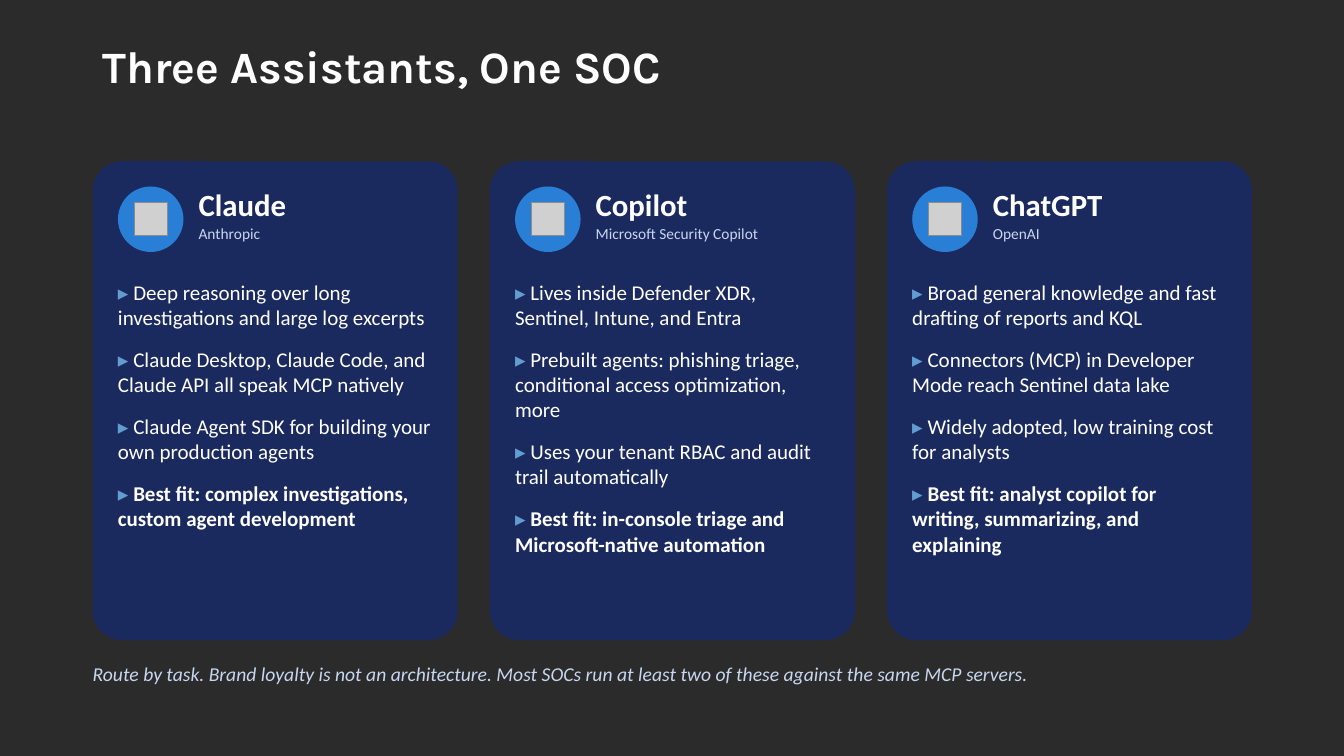
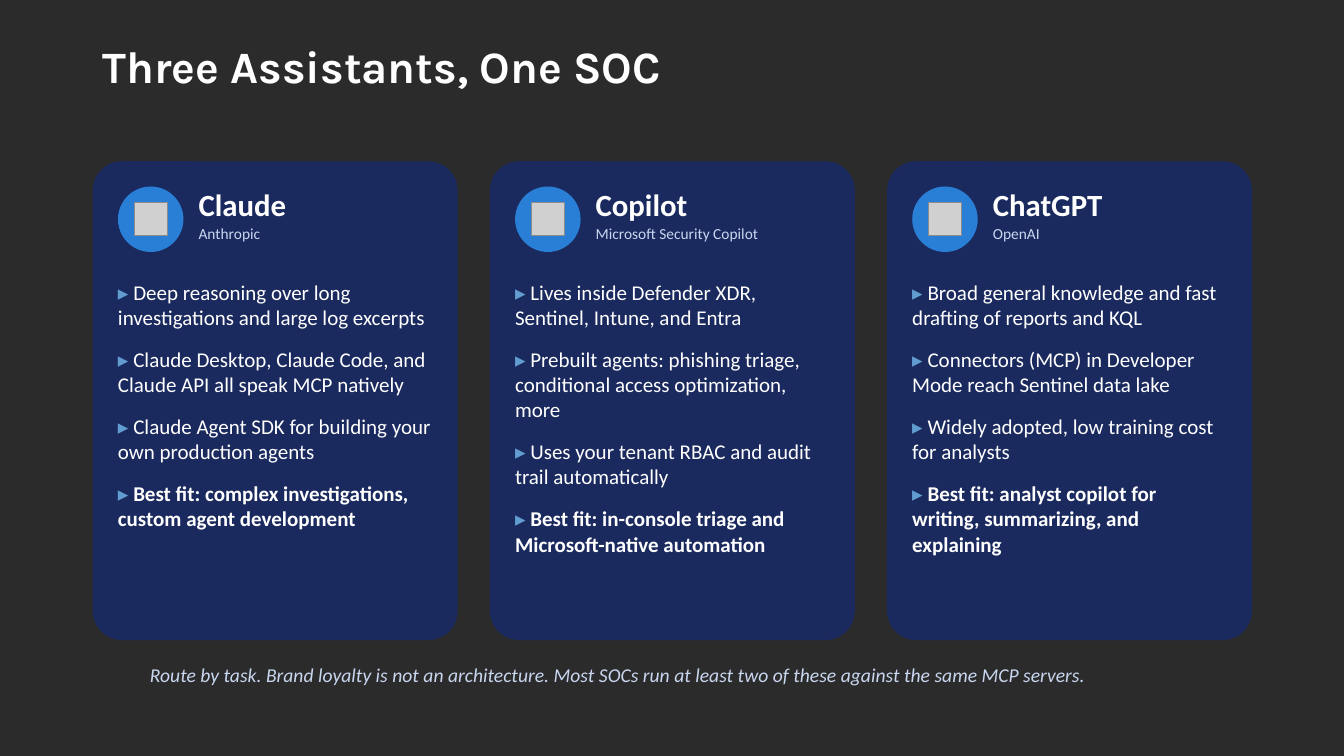
Before and after one commit to rod-trent/MMSMOA, a slide deck: slide 10 of SlideDecks/Empowering SOC Teams - MMS Midway 2026.pptx. Drawn at 1344x756 pixels with LibreOffice and Linux fonts; fonts in the diff are those of the drawing; grey boxes stand for pictures; background and template pictures are left out; a plain dark background stands for a picture behind light text. Boxes give left, top, right and bottom in pixels: in the first picture for what was removed or moved away, otherwise in the second. Text is boxed around its words. In the diff, an @@ line names an element or a change of style, - is before the commit and + after.

```diff
--- a/SlideDecks/Empowering SOC Teams - MMS Midway 2026.pptx
+++ b/SlideDecks/Empowering SOC Teams - MMS Midway 2026.pptx
@@ text "Route by task. Brand loyalty ...": place and size @@
-text "Route by task. Brand loyalty ..." at (93,667,1027,685)
+text "Route by task. Brand loyalty ..." at (150,668,1084,686)
```
Also in this commit, not shown: 14 other slides changed, 1 other file.
